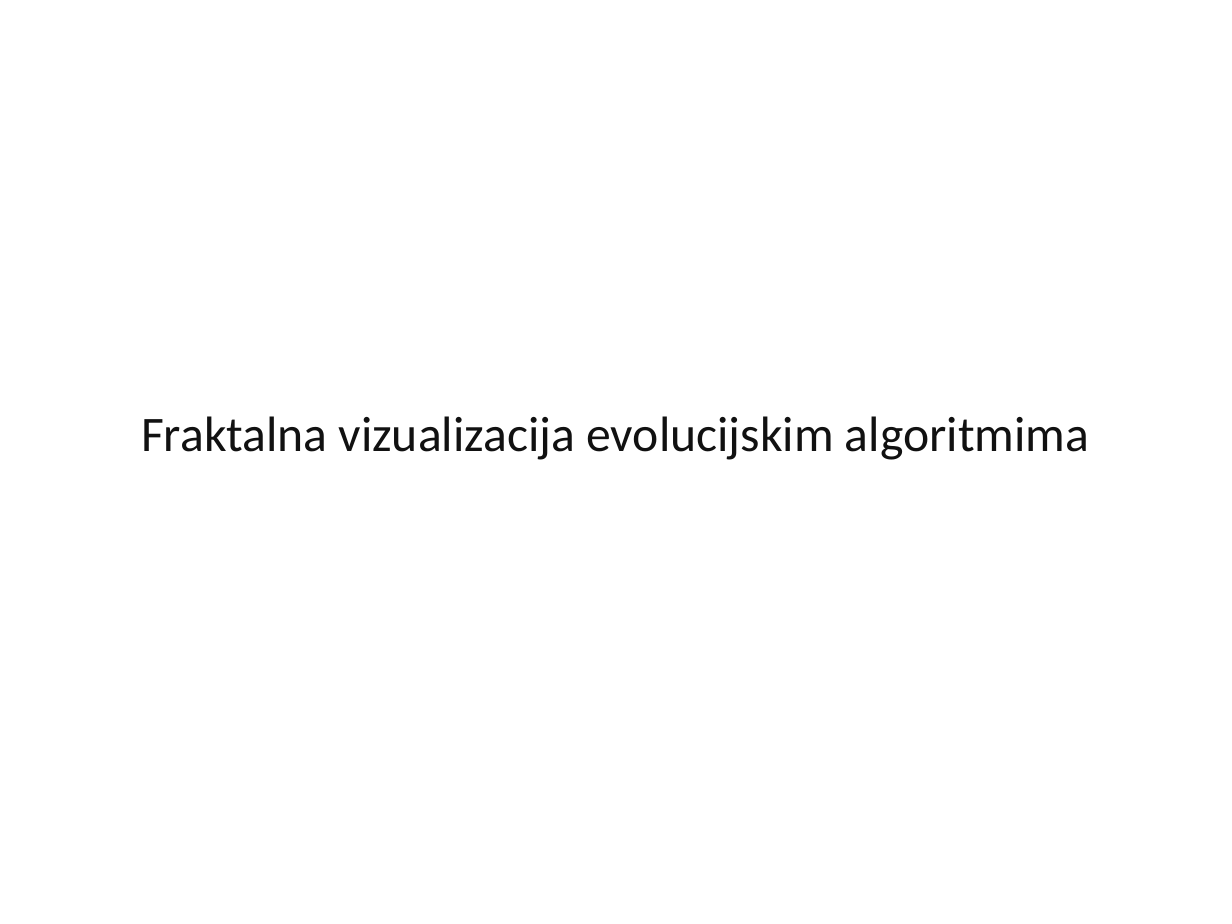
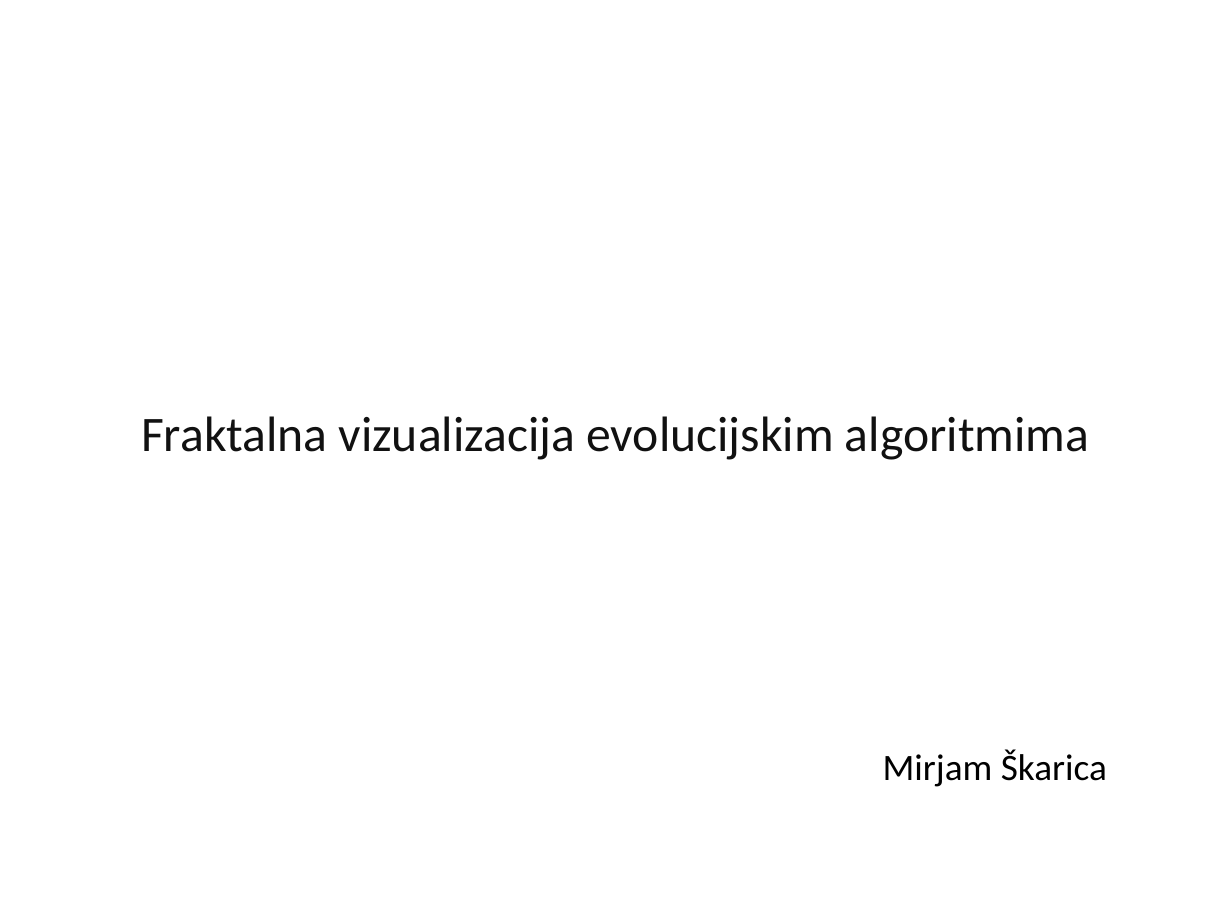
Before and after one commit to mirjamsk/DNAdrivenIFS, a slide deck: slide 1 of CD_bundle/prezentacija.odp. Drawn at 1232x924 pixels with LibreOffice and Linux fonts; fonts in the diff are those of the drawing. Boxes give left, top, right and bottom in pixels: in the first picture for what was removed or moved away, otherwise in the second. Text is boxed around its words. In the diff, an @@ line names an element or a change of style, - is before the commit and + after.

```diff
--- a/CD_bundle/prezentacija.odp
+++ b/CD_bundle/prezentacija.odp
@@ text added at box(883, 749, 1107, 787), 24 pt, text #000000 @@
+Mirjam Škarica
```
Also in this commit, not shown: 10 other slides changed, 2 other files.
